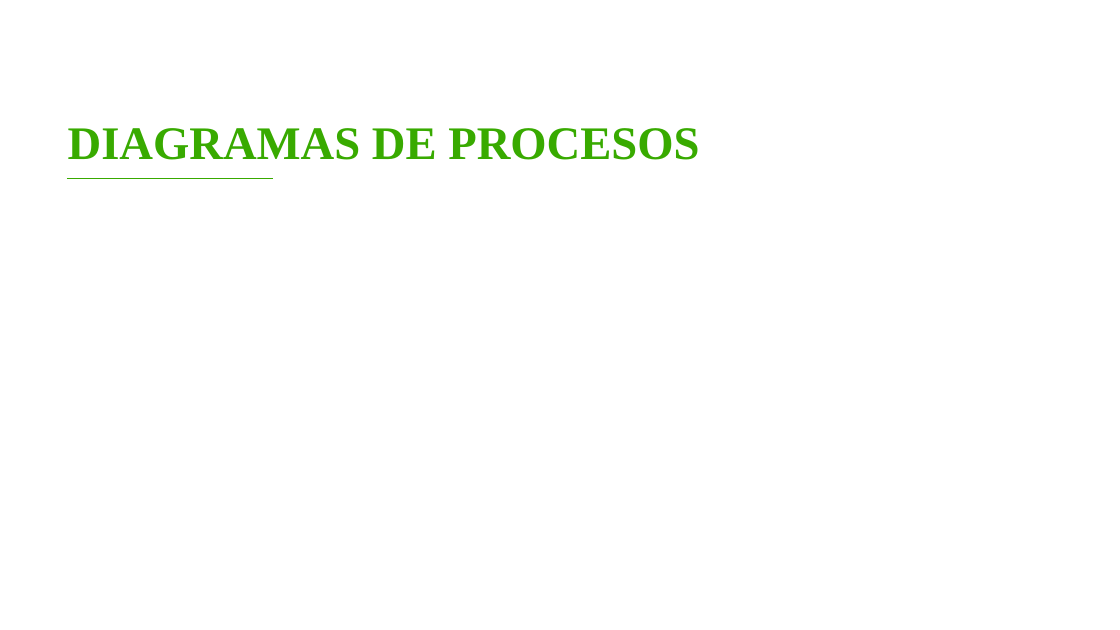
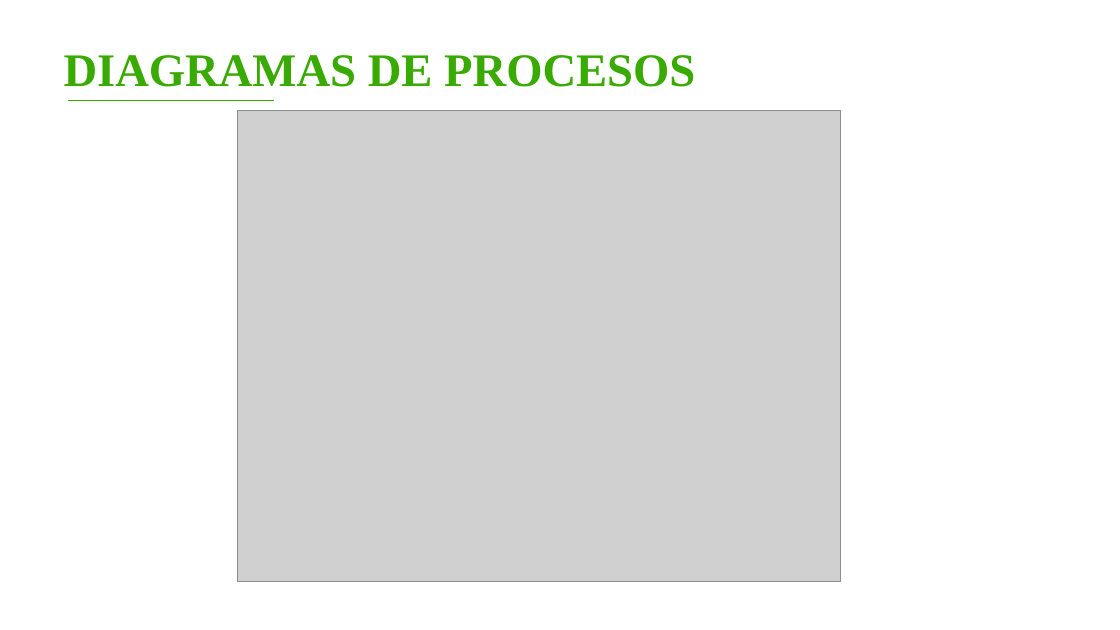
Before and after one commit to FidelSmoke/Practicas, a slide deck: slide 11 of DOCUMENTACION DE MASTER BARBER/ENTREGABLES 3/Entregables Proyecto B.pptx (slide 9 before the commit). Drawn at 1120x630 pixels with LibreOffice and Linux fonts; fonts in the diff are those of the drawing; grey boxes stand for pictures; background and template pictures are left out. Boxes give left, top, right and bottom in pixels: in the first picture for what was removed or moved away, otherwise in the second. Text is boxed around its words. In the diff, an @@ line names an element or a change of style, - is before the commit and + after.

```diff
--- a/DOCUMENTACION DE MASTER BARBER/ENTREGABLES 3/Entregables Proyecto B.pptx
+++ b/DOCUMENTACION DE MASTER BARBER/ENTREGABLES 3/Entregables Proyecto B.pptx
@@ text "DIAGRAMAS DE PROCESOS": place and size @@
-text "DIAGRAMAS DE PROCESOS" at box(68, 128, 699, 160)
+text "DIAGRAMAS DE PROCESOS" at box(64, 55, 695, 87)
@@ line moved from (67, 179) - (274, 179) to (68, 101) - (275, 101) @@
@@ picture added at box(238, 111, 841, 582) @@
```
Also in this commit, not shown: 9 slides added, 4 slides removed.
